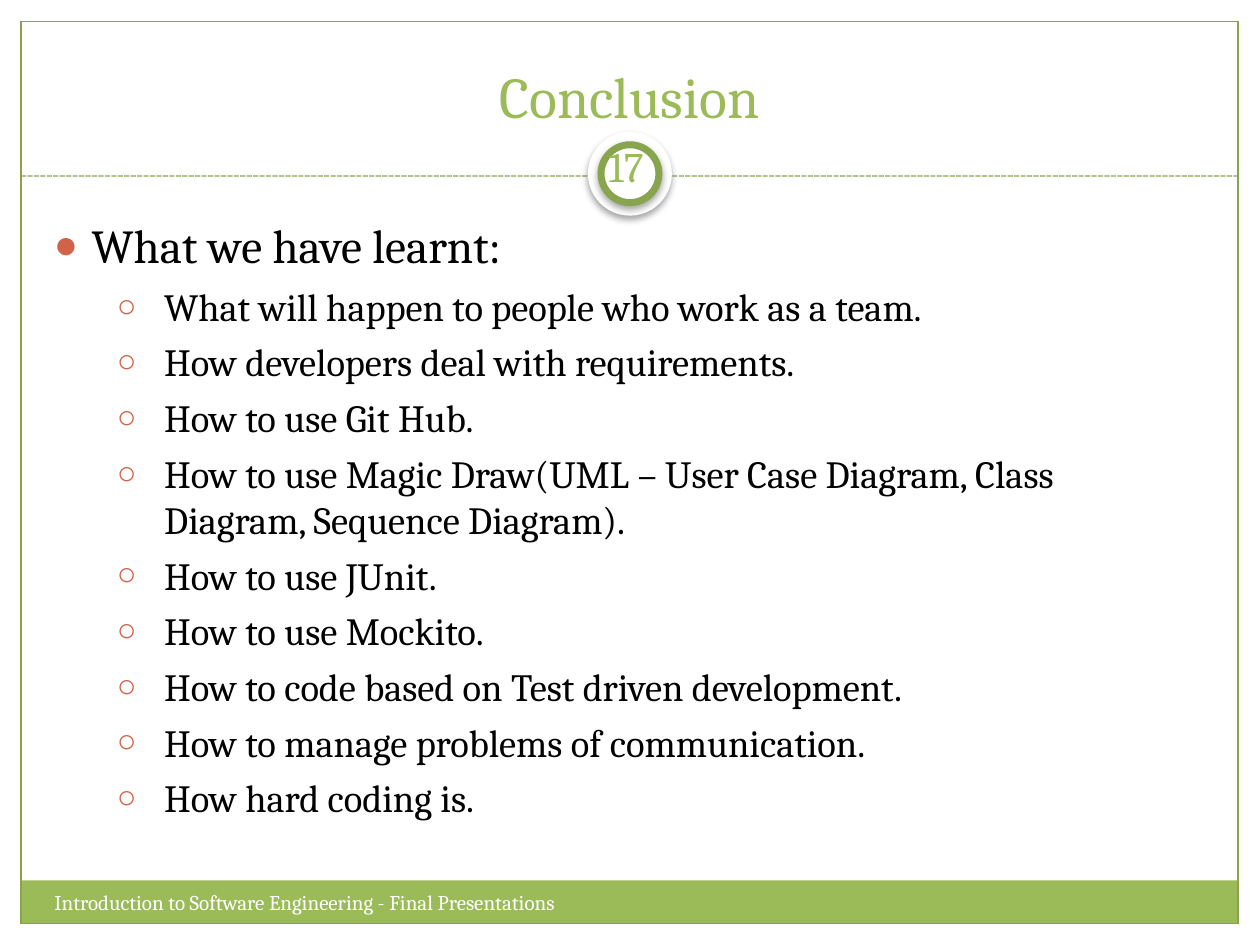
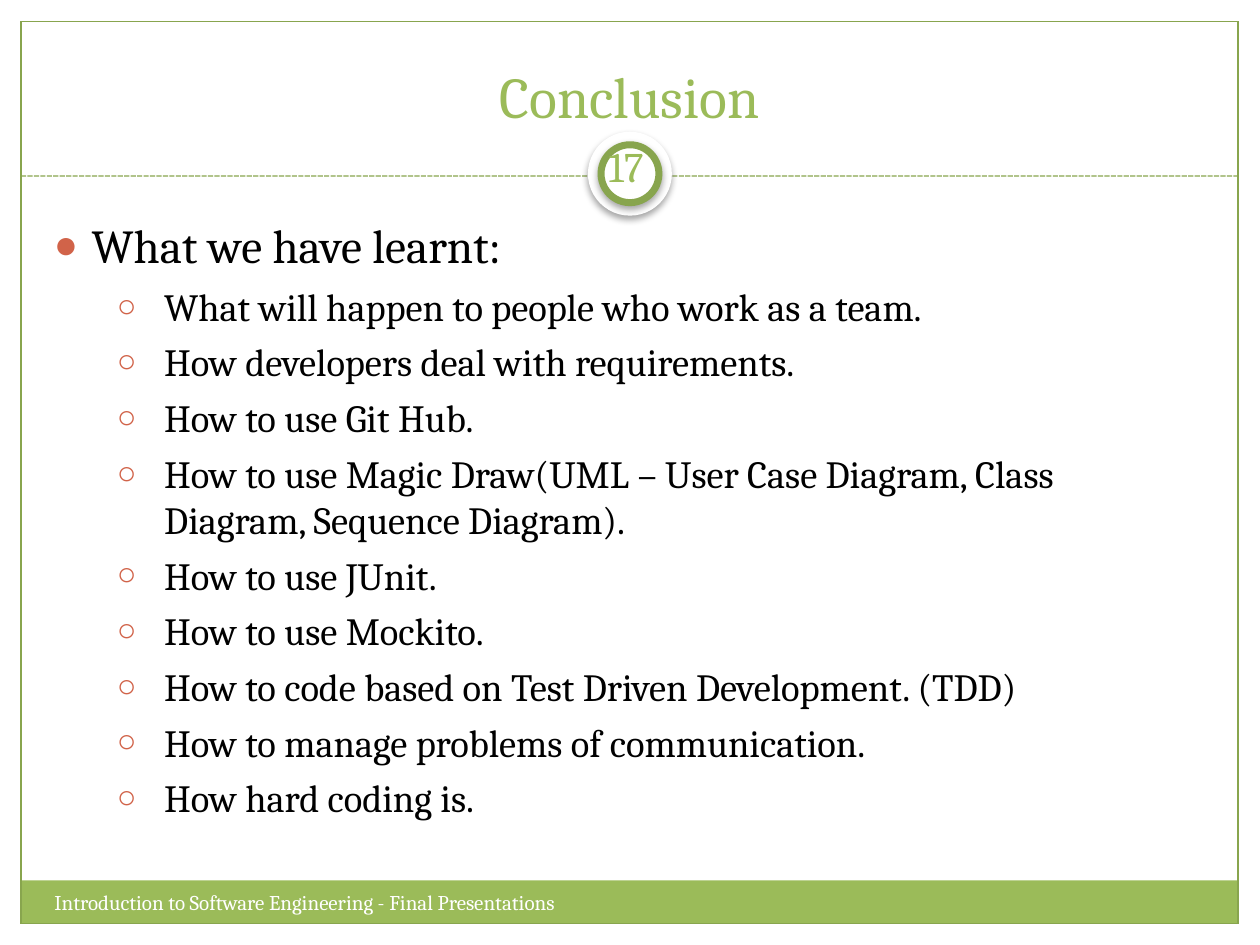
Before and after one commit to Sang712UMA/PetsApp, a slide deck: slide 17 of Presentation/Final Presentation.pptx. Drawn at 1260x945 pixels with LibreOffice and Linux fonts; fonts in the diff are those of the drawing. Boxes give left, top, right and bottom in pixels: in the first picture for what was removed or moved away, otherwise in the second. Text is boxed around its words. In the diff, an @@ line names an element or a change of style, - is before the commit and + after.

Commit message:
FinalPresentation finished v1

```diff
--- a/Presentation/Final Presentation.pptx
+++ b/Presentation/Final Presentation.pptx
@@ text at [164, 674, 1017, 709]: text changed @@
-  ○ How to code based on Test driven development.
+  ○ How to code based on Test Driven Development. (TDD)
```
Also in this commit, not shown: 3 other slides changed, 1 other file.
